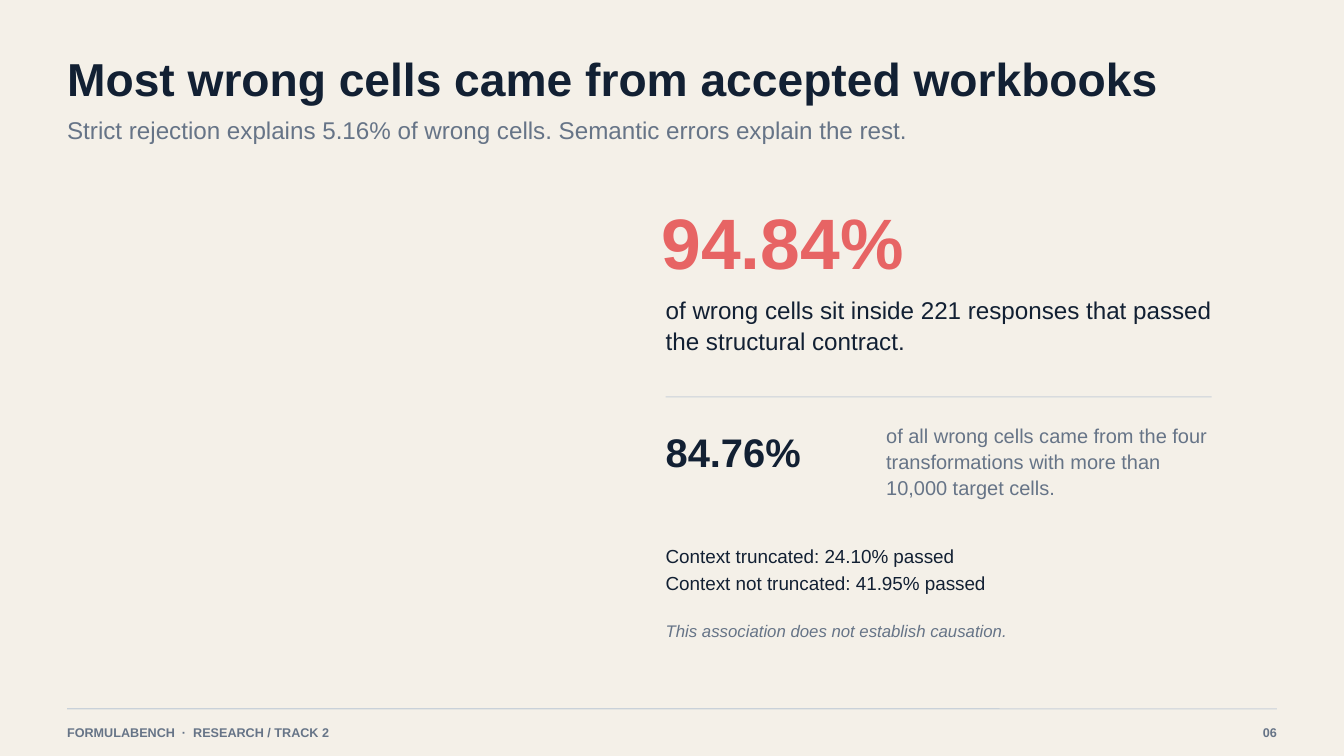
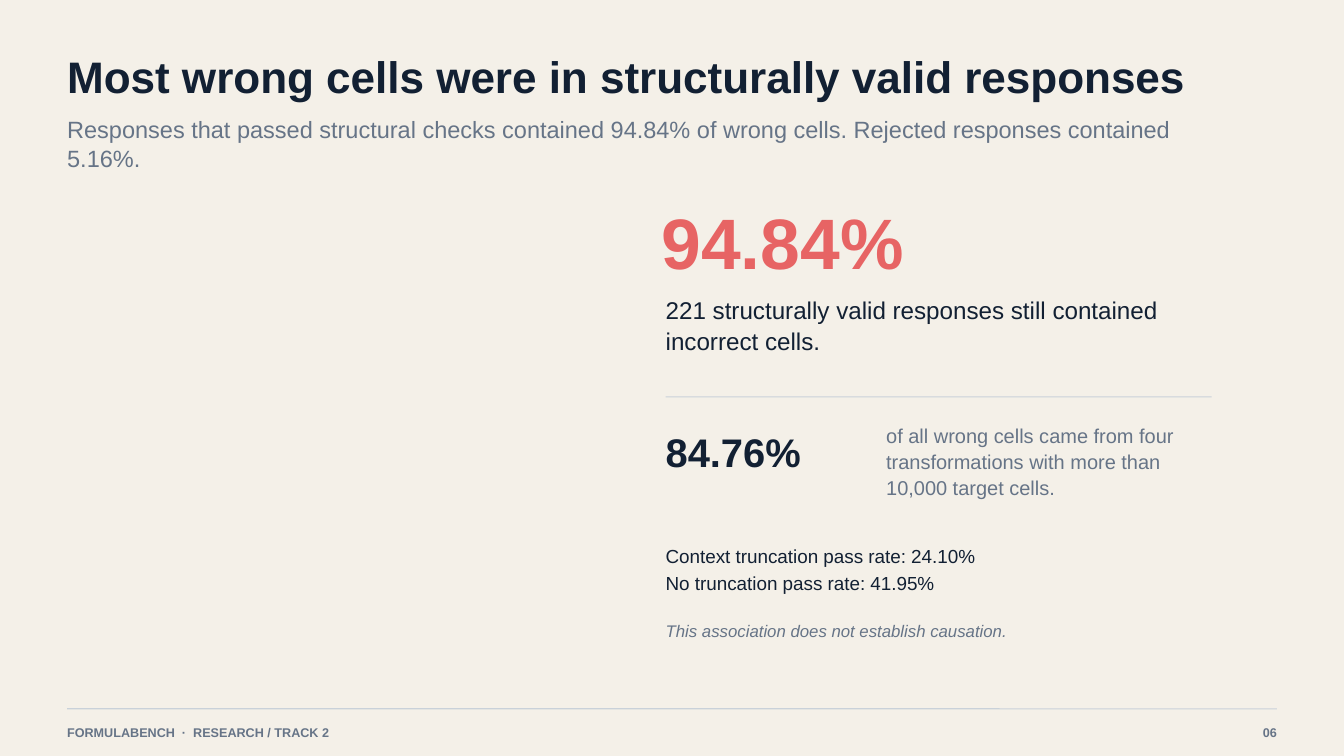
Before and after one commit to MasteraSnackin/FormulaBench, a slide deck: slide 6 of docs/assets/FormulaBench-Hackathon-Deck.pptx. Drawn at 1344x756 pixels with LibreOffice and Linux fonts; fonts in the diff are those of the drawing. Boxes give left, top, right and bottom in pixels: in the first picture for what was removed or moved away, otherwise in the second. Text is boxed around its words. In the diff, an @@ line names an element or a change of style, - is before the commit and + after.

```diff
--- a/docs/assets/FormulaBench-Hackathon-Deck.pptx
+++ b/docs/assets/FormulaBench-Hackathon-Deck.pptx
@@ text at [67, 61, 1184, 102]: text changed; size 33 to 31.5 pt @@
-Most wrong cells came from accepted workbooks
+Most wrong cells were in structurally valid responses
@@ text at [67, 121, 1170, 167]: text changed; size 17.2 to 16.7 pt @@
-Strict rejection explains 5.16% of wrong cells. Semantic errors explain the rest.
+Responses that passed structural checks contained 94.84% of wrong cells. Rejected responses contained 5.16%.
@@ text at [666, 301, 1158, 351]: text changed @@
-of wrong cells sit inside 221 responses that passed the structural contract.
+221 structurally valid responses still contained incorrect cells.
@@ text at [886, 428, 1173, 499]: text changed @@
-of all wrong cells came from the four transformations with more than 10,000 target cells.
+of all wrong cells came from four transformations with more than 10,000 target cells.
@@ text at [666, 549, 975, 594]: text changed @@
-Context truncated: 24.10% passed
-Context not truncated: 41.95% passed
+Context truncation pass rate: 24.10%
+No truncation pass rate: 41.95%
```
Also in this commit, not shown: 7 other slides changed, 9 other files.
